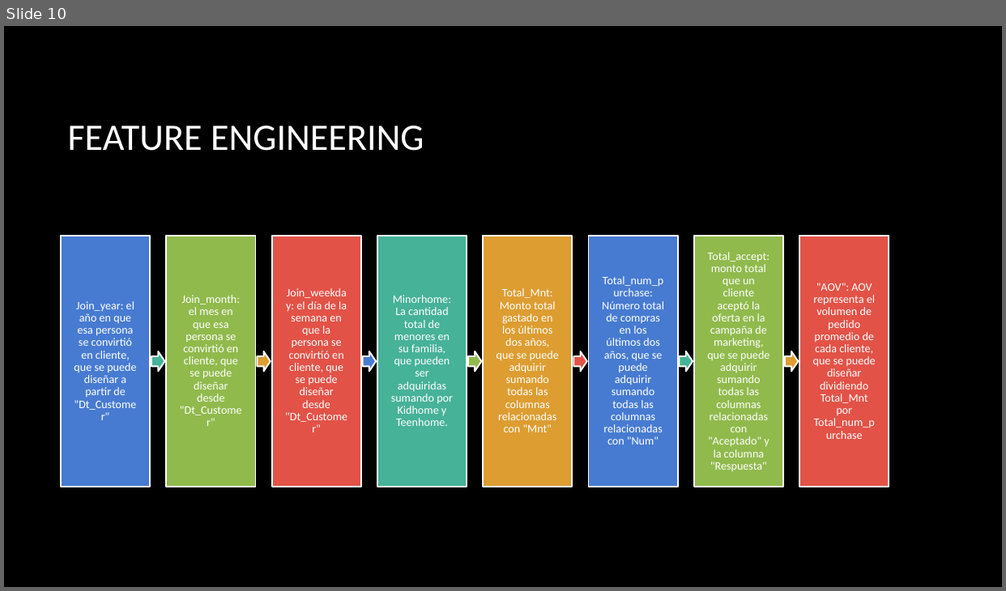
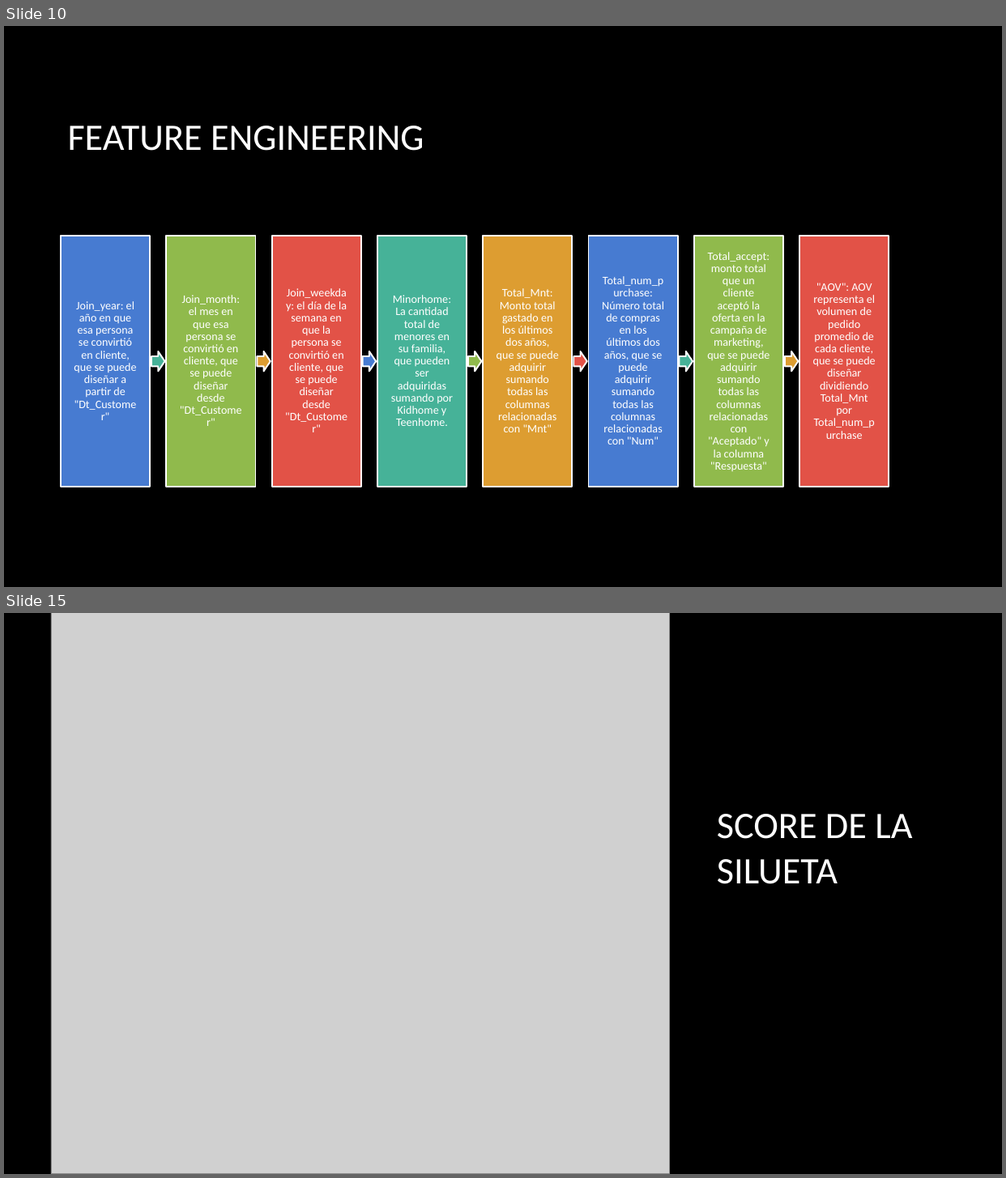
Before and after one commit to lumivalsa/ML-aplicado-MKT-Analytics, a slide deck: Presentación_mkt.pptx. Shown one above the other, each under a label of ours: slide 10 before the commit, slides 10 and 15 after it; the slides between them are not shown. The pictures are 1006x591 and 1006x1178 pixels, drawn with LibreOffice and Linux fonts; fonts in the diff are those of the drawing; grey boxes stand for pictures; background and template pictures are left out. Boxes give left, top, right and bottom in pixels: in the first picture for what was removed or moved away, otherwise in the second. Text is boxed around its words. In the diff, an @@ line names an element or a change of style, - is before the commit and + after.

```diff
--- a/Presentación_mkt.pptx
+++ b/Presentación_mkt.pptx
@@ slide 15 added at (x1=4, y1=613, x2=1002, y2=1174), background picture (left out) @@
@@ picture added at (x1=51, y1=613, x2=670, y2=1174) @@
@@ title added at (x1=717, y1=814, x2=912, y2=884), 36 pt, text #FFFFFF @@
+SCORE DE LA SILUETA
```
Also in this commit, not shown: 6 other slides added, 1 slide removed, 2 other files.
